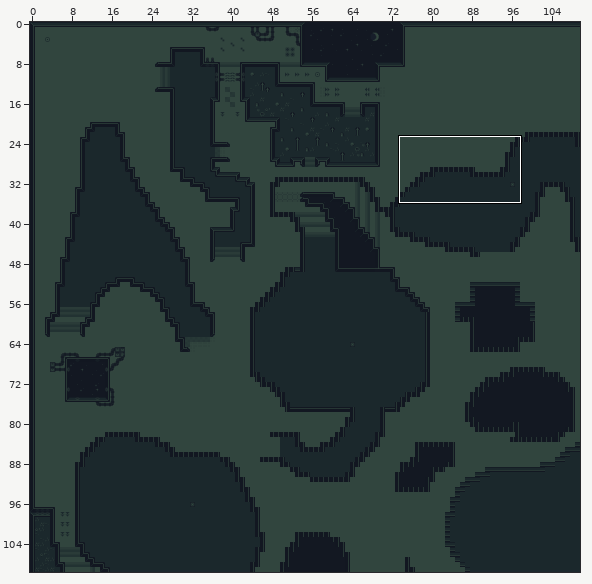
A Tiled map gets an edit: scratch/graves.tmx. The picture above shows the old version from afar; the outline marks the close-up.
Close-up. Before:
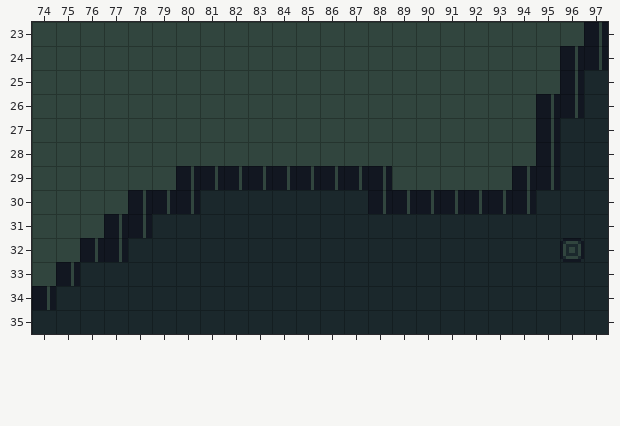
Cells are 16x16 px. Shown: x 74..97, y 23..35. The commit also changed other parts of the map, which this record leaves out.
The result:
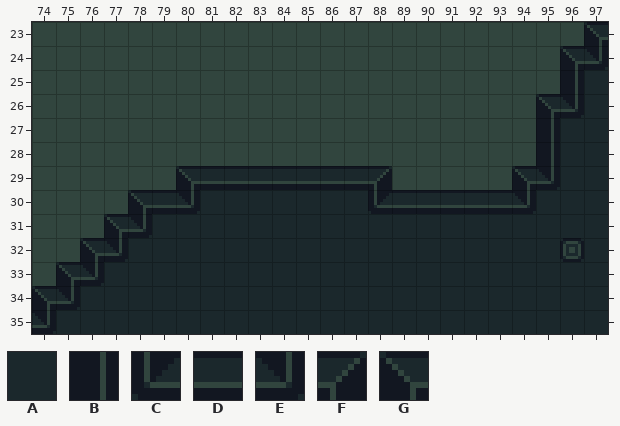
Key: from "tiles_16": A 0, B 59, C 60, D 61, E 62, F 63, G 64.
_ is an empty cell.
Difference:
Layer "Tile Layer 1":
y 23: x 97 B -> G
y 24: x 96..97 BB -> GE
y 26: x 95..96 BB -> GE
y 29: x 80..88 BBBBBBBBB -> GDDDDDDDF; x 94..95 BB -> GE
y 30: x 78..80 BBB -> GDE; x 88..94 BBBBBBB -> CDDDDDE
y 31: x 77..78 BB -> GE
y 32: x 76..77 BB -> GE
y 33: x 75..76 BA -> GE
y 34: x 74..75 BA -> GE
y 35: x 74 A -> E
Boxes around the changes in both close-ups, in picture pixels (x1, y1, x2, y2):
changed: (560, 22, 608, 70)
changed: (536, 94, 584, 118)
changed: (32, 166, 560, 334)
